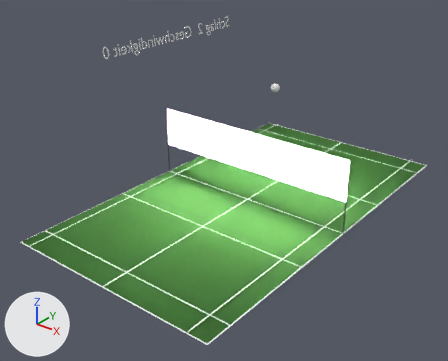
One commit to the Blender file src/blenderscript.blend: the scene before it, then after it.
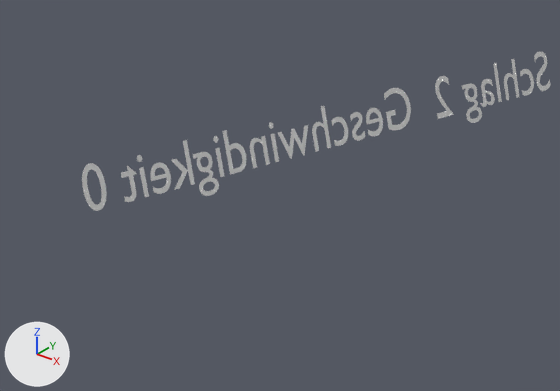
The first picture shows the older version from a camera (50 mm lens) standing at (21.82, -12.85, 14.51) and looking at (5.28, 7.83, 1.69). The close-ups show both versions on the part from 18% to 52% of the width and 1% to 30% of the height of that picture; other places that the commit changed are outside them. Every picture has the same lights, and +X, +Y and +Z are marked at lower left.

In view in the first close-up: 'analysis'.
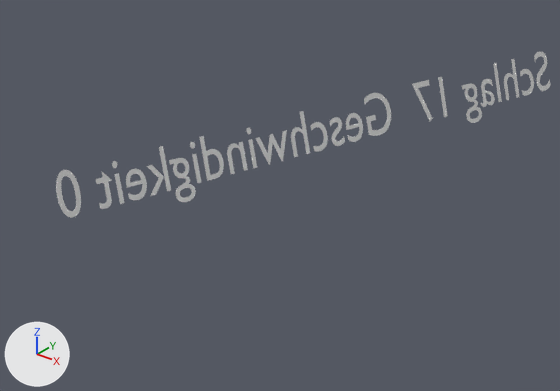
Boxes (x1, y1, x2, y2) around the edits, measured in the close-ups (560 x 391 px):
'analysis', text changed: before (82, 52, 550, 211); after (56, 52, 550, 218)

The edits, one by one:
In text 'Text' (txt_text), body goes from 'Schlag 2  Geschwindigkeit 0' to 'Schlag 17  Geschwindigkeit 0'.
